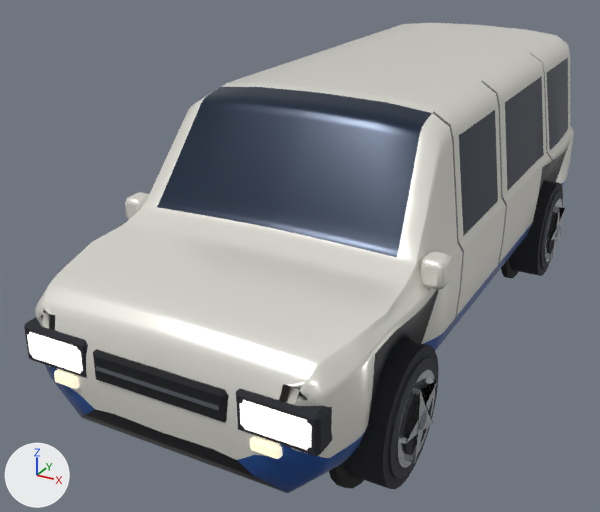
Two versions of the glTF model examples/pine-ridge-rally/models/car_van.glb, one commit apart.
The view is the same before and after, from a 50 mm camera at (2.27, -5.19, 3.03) aimed at (-0.38, -0.36, 0.61). Arrows for +X, +Y and +Z are at lower left; the lights stay in place. The first picture is the older version. Vertices at exactly the same position are counted once.

Objects in the first picture: 'body', 'wheel_fr', 'wheel_rr'.
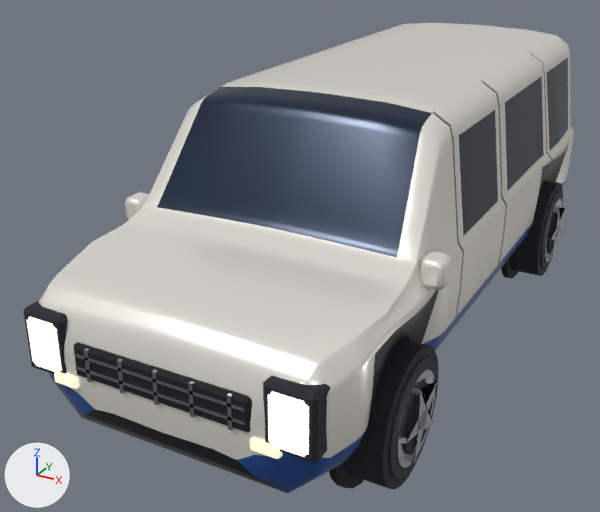
Pixel boxes [x1, y1, x2, y2] of what changed, in the pictures (600 x 512 px; the box of a moved part takes in the faces that stretch with it):
part 1 of me_body, added
    after: [117, 358, 126, 394]
part 2 of me_body, added
    after: [152, 369, 161, 405]
part 3 of me_body, added
    after: [188, 381, 197, 418]
part 4 of me_body, added
    after: [227, 393, 234, 431]
part 5 of me_body, added
    after: [76, 365, 245, 425]
part 6 of me_body, added
    after: [74, 353, 245, 412]
part 7 of me_body, moved or reshaped
    before: [24, 317, 332, 456]
    after: [24, 300, 330, 463]

The change, as a list of edits to the scene's bpy script:
```text
Add mat_glow_0_85_rough_0_2:
    mat_glow_0_85_rough_0_2 = bpy.data.materials.new('glow 0.85 rough 0.2')
    mat_glow_0_85_rough_0_2.use_nodes = True; mat_glow_0_85_rough_0_2.node_tree.nodes.clear()
    _N = mat_glow_0_85_rough_0_2.node_tree.nodes; _L = mat_glow_0_85_rough_0_2.node_tree.links
    n0 = _N.new('ShaderNodeBsdfPrincipled'); n0.name = 'Principled BSDF'
    n0.inputs[2].default_value = 0.2  # 'Roughness'
    n0.inputs[28].default_value = 0.85  # 'Emission Strength'
    n1 = _N.new('ShaderNodeOutputMaterial'); n1.name = 'Material Output'
    n2 = _N.new('ShaderNodeVertexColor'); n2.name = 'Color Attribute'
    _L.new(n0.outputs[0], n1.inputs[0])  # 'BSDF' to 'Surface'
    _L.new(n2.outputs[0], n0.inputs[0])  # 'Color' to 'Base Color'
Change me_body:
    used by ob_body; location = (0.0, 0.0, 0.4)
    remove me_body.from_pydata(...)  # 4546 vertices, 9016 faces; spans x -1.05..1.05, y -2.52..2.53, z -0.47..1.54
    add me_body.from_pydata(...)  # 4594 vertices, 9092 faces; spans x -1.05..1.05, y -2.52..2.53, z -0.47..1.54
    me_body part 1: a new loose piece, a box spanning x -0.226..-0.203, y -2.519..-2.463, z 0.325..0.512, in mat_metal_0_95_rough_0_16
    me_body part 2: a new loose piece, a box spanning x -0.011..0.011, y -2.519..-2.463, z 0.325..0.512, in mat_metal_0_95_rough_0_16
    me_body part 3: a new loose piece, a box spanning x 0.203..0.226, y -2.519..-2.463, z 0.325..0.512, in mat_metal_0_95_rough_0_16
    me_body part 4: a new loose piece, a box spanning x 0.418..0.441, y -2.519..-2.463, z 0.325..0.512, in mat_metal_0_95_rough_0_16
    me_body part 5: a new loose piece, a box spanning x -0.511..0.511, y -2.519..-2.463, z 0.378..0.397, in mat_metal_0_95_rough_0_16
    me_body part 6: a new loose piece, a box spanning x -0.511..0.511, y -2.519..-2.463, z 0.453..0.472, in mat_metal_0_95_rough_0_16
    me_body part 7
    12 vertices in x -0.5..-0.44, y -2.52..-2.34, z 0.48..0.54 move by (-0.15, 0.0, 0.09)
    12 vertices in x -0.5..-0.47, y -2.52..-2.35, z 0.34..0.37 move by (-0.15, 0.0, -0.05)
    12 vertices in x 0.44..0.5, y -2.52..-2.34, z 0.48..0.54 move by (0.15, 0.0, 0.09)
    12 vertices in x 0.47..0.5, y -2.52..-2.35, z 0.34..0.37 move by (0.15, 0.0, -0.05)
    8 vertices in x -0.86..-0.85, y -2.51..-2.34, z 0.48..0.54 move by (0.01, 0.0, 0.09)
    8 vertices in x 0.85..0.86, y -2.51..-2.34, z 0.48..0.54 move by (-0.01, 0.0, 0.09)
    112 vertices move from x -0.89..0.89, y -2.52..-2.34, z 0.31..0.52 to x -0.87..0.87, y -2.52..-2.34, z 0.27..0.61
    other edits to the shape of me_body do not show in these pictures
    remove me_body.materials.append(mat_glow_0_9_rough_0_2)
    remove me_body.materials.append(mat_glow_0_75_rough_0_2)
    add me_body.materials.append(mat_glow_0_85_rough_0_2)
```
